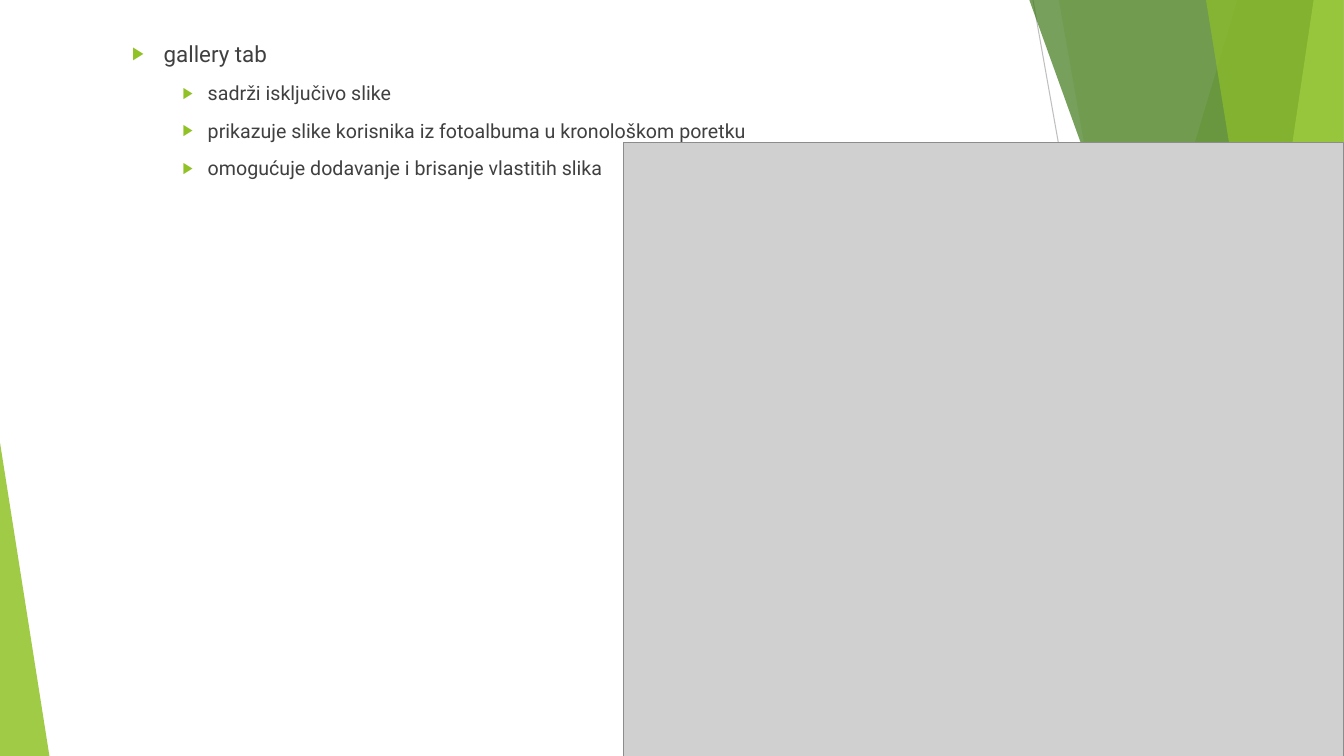
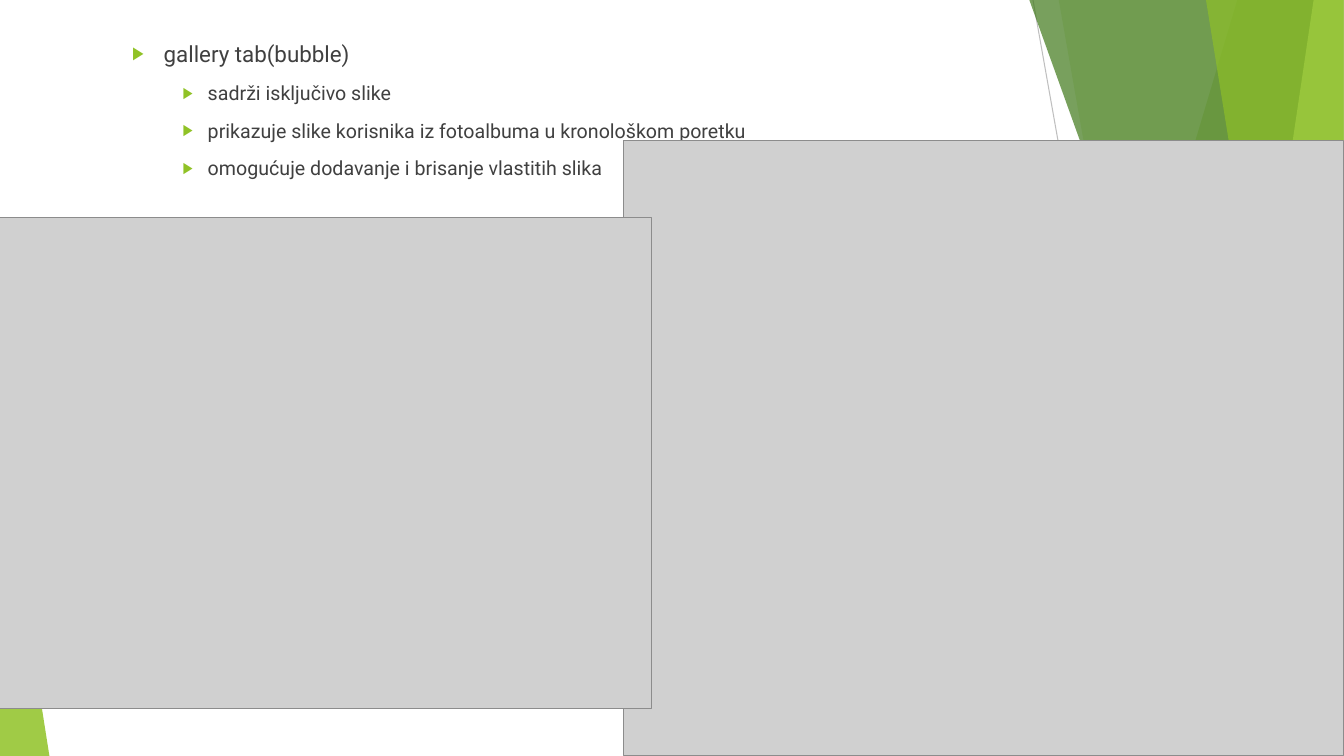
Before and after one commit to kof3r/drustvena_mreza, a slide deck: slide 15 of resursi/management/Bubbles.pptx (slide 13 before the commit). Drawn at 1344x756 pixels with LibreOffice and Linux fonts; fonts in the diff are those of the drawing; grey boxes stand for pictures. Boxes give left, top, right and bottom in pixels: in the first picture for what was removed or moved away, otherwise in the second. Text is boxed around its words. In the diff, an @@ line names an element or a change of style, - is before the commit and + after.

```diff
--- a/resursi/management/Bubbles.pptx
+++ b/resursi/management/Bubbles.pptx
@@ text at [164, 44, 350, 67]: text changed @@
-  ▶ gallery tab
+  ▶ gallery tab(bubble)
@@ picture added at [0, 218, 652, 709] @@
```
Also in this commit, not shown: 3 other slides changed, 10 slides added, 1 slide removed, 26 other files.
